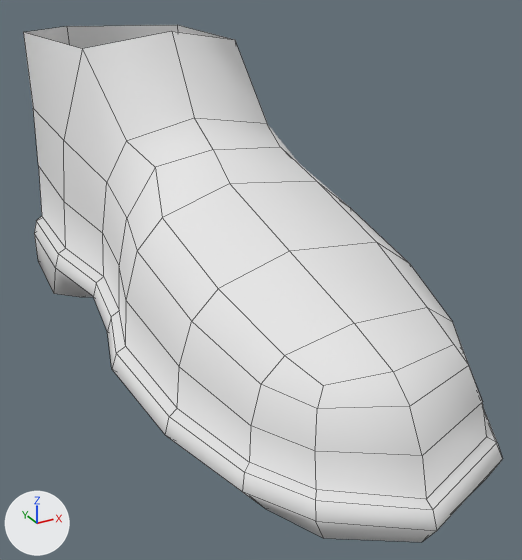
The OBJ model data/mesh/Utah/Uth_Shoe_Lt_MshShape.obj, before and after one commit.
Rendered twice from a camera (50 mm lens) standing at (-2.8, -39.6, 18.3) and looking at (13.2, -10.6, 3.8). Arrows for +X, +Y and +Z are at lower left; the lights stay in place. Mesh edges are drawn as thin lines. Where no turn or scale is listed for an object, it has been applied to the vertices.

Names of what the first picture shows: 'Uth_Shoe_Lt_MshShape'.
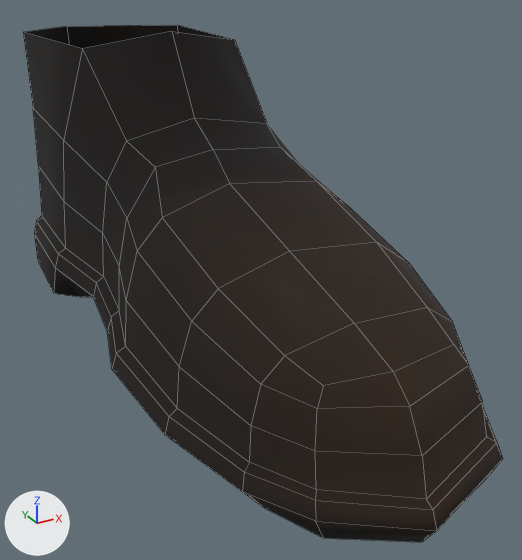
Pixel boxes [x1, y1, x2, y2] of what changed, in the pictures (522 x 560 px):
'Uth_Shoe_Lt_MshShape', surface changed (white to black): [23, 25, 503, 542] in both

The change, as a diff of the scene's bpy script:
```diff
--- a/data/mesh/Utah/Uth_Shoe_Lt_MshShape.obj.py
+++ b/data/mesh/Utah/Uth_Shoe_Lt_MshShape.obj.py
@@ img_chrutah_body_normal_dds @@
+img_chrutah_body_normal_dds = load_image('ChrUtah_Body_Normal.dds', 'ChrUtah_Body_Normal.dds', 2048, 2048, 'sRGB')
@@ img_chrutah_body_diffuse_dds @@
+img_chrutah_body_diffuse_dds = load_image('ChrUtah_Body_Diffuse.dds', 'ChrUtah_Body_Diffuse.dds', 2048, 2048, 'sRGB')
@@ mat_chrutah_mesh_body_sg @@
 n0 = _N.new('ShaderNodeBsdfPrincipled'); n0.name = 'Principled BSDF'
 n1 = _N.new('ShaderNodeOutputMaterial'); n1.name = 'Material Output'
+n2 = _N.new('ShaderNodeTexImage'); n2.name = 'Image Texture'
+n2.image = img_chrutah_body_diffuse_dds
+n3 = _N.new('ShaderNodeTexImage'); n3.name = 'Image Texture.001'
+n3.image = img_chrutah_body_normal_dds
+n4 = _N.new('ShaderNodeNormalMap'); n4.name = 'Normal Map'
+n4.inputs[0].default_value = 0.0  # 'Strength'
 _L.new(n0.outputs[0], n1.inputs[0])  # 'BSDF' to 'Surface'
+_L.new(n2.outputs[0], n0.inputs[0])  # 'Color' to 'Base Color'
+_L.new(n3.outputs[0], n4.inputs[1])  # 'Color' to 'Color'
+_L.new(n4.outputs[0], n0.inputs[5])  # 'Normal' to 'Normal'
```
